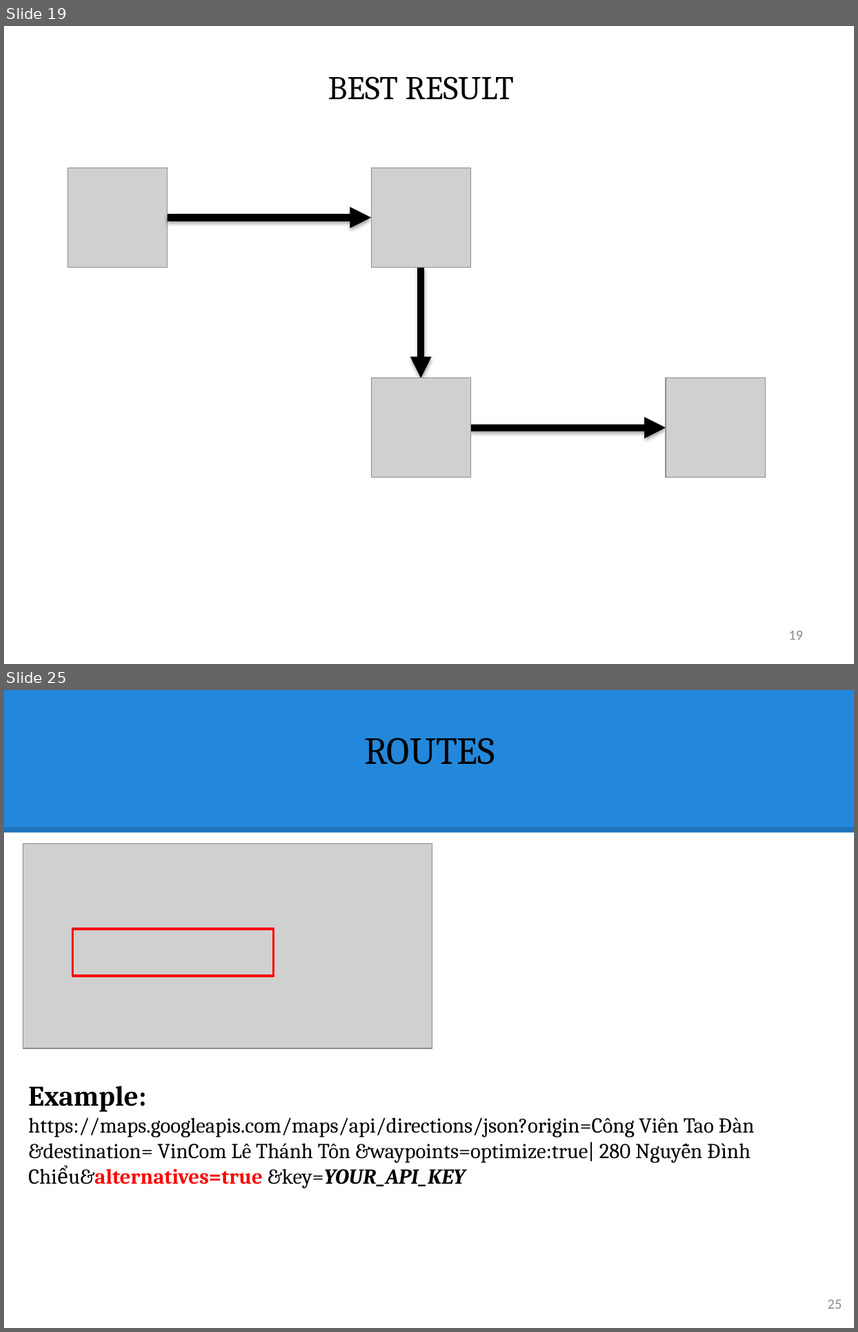
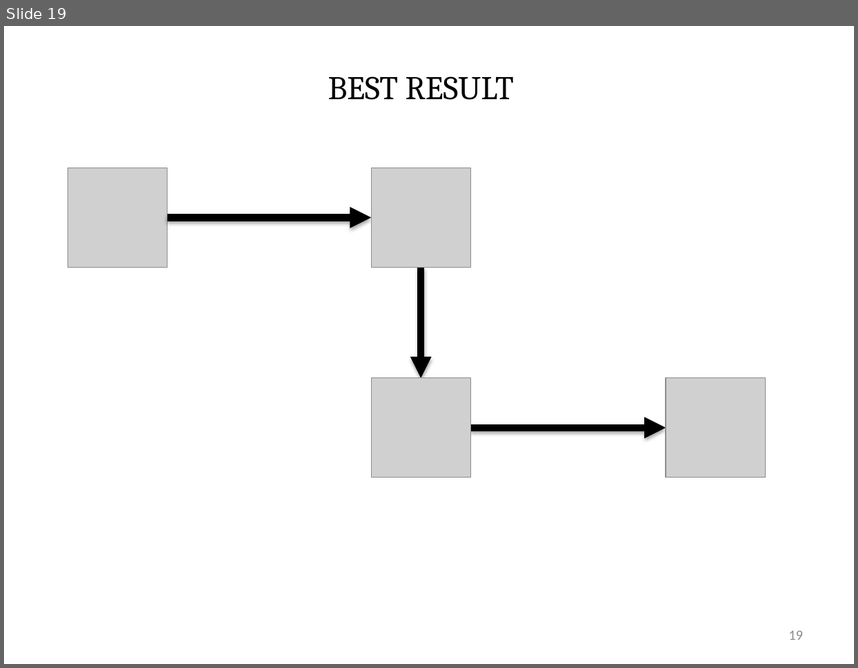
Before and after one commit to hqt/street-router, a slide deck: Document/presentation/ngoan/5 search motorbike.pptx. Shown one above the other, each under a label of ours: slides 19 and 25 before the commit, slide 19 after it; the slides between them are not shown. The pictures are 858x1332 and 858x668 pixels, drawn with LibreOffice and Linux fonts; fonts in the diff are those of the drawing; grey boxes stand for pictures. Boxes give left, top, right and bottom in pixels: in the first picture for what was removed or moved away, otherwise in the second. Text is boxed around its words. In the diff, an @@ line names an element or a change of style, - is before the commit and + after.

```diff
--- a/Document/presentation/ngoan/5 search motorbike.pptx
+++ b/Document/presentation/ngoan/5 search motorbike.pptx
@@ slide 25 removed at [4, 690, 854, 1328], background #FFFFFF @@
@@ rectangle removed at [4, 690, 854, 833] @@
@@ title removed at [365, 738, 495, 765] @@
-ROUTES
@@ line removed from (4, 829) to (854, 829) @@
@@ picture removed at [23, 844, 432, 1048] @@
@@ rectangle removed at [73, 929, 274, 976] @@
@@ text removed at [28, 1085, 755, 1188] @@
-Example:
-https://maps.googleapis.com/maps/api/directions/json?origin=Công Viên Tao Đàn
-&destination= VinCom Lê Thánh Tôn &waypoints=optimize:true| 280 Nguyễn Đình Chiểu&alternatives=true &key=YOUR_API_KEY
@@ page number removed at [828, 1299, 842, 1308] @@
-25
```
Also in this commit, not shown: 15 slides changed, 15 slides added, 4 other slides removed.
